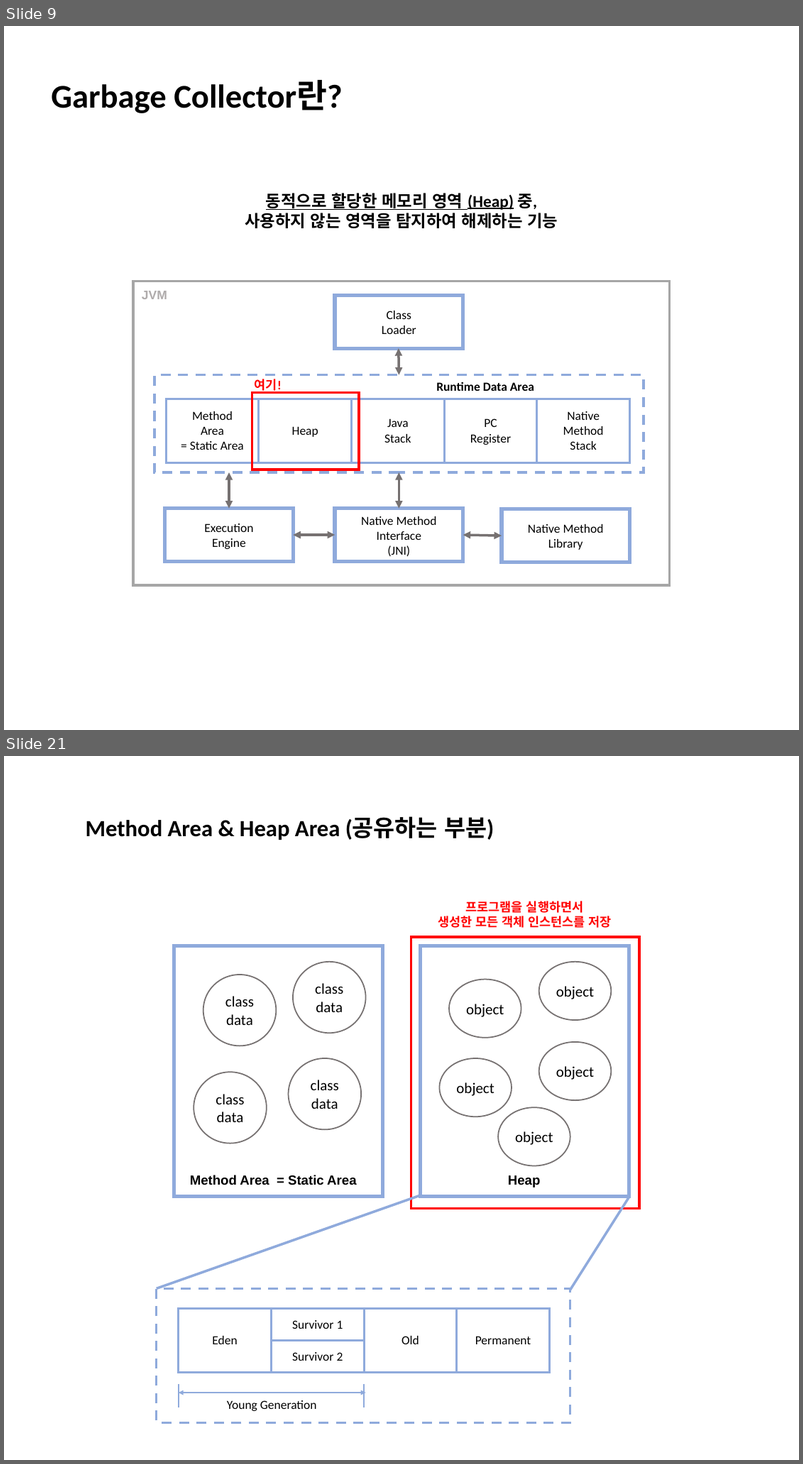
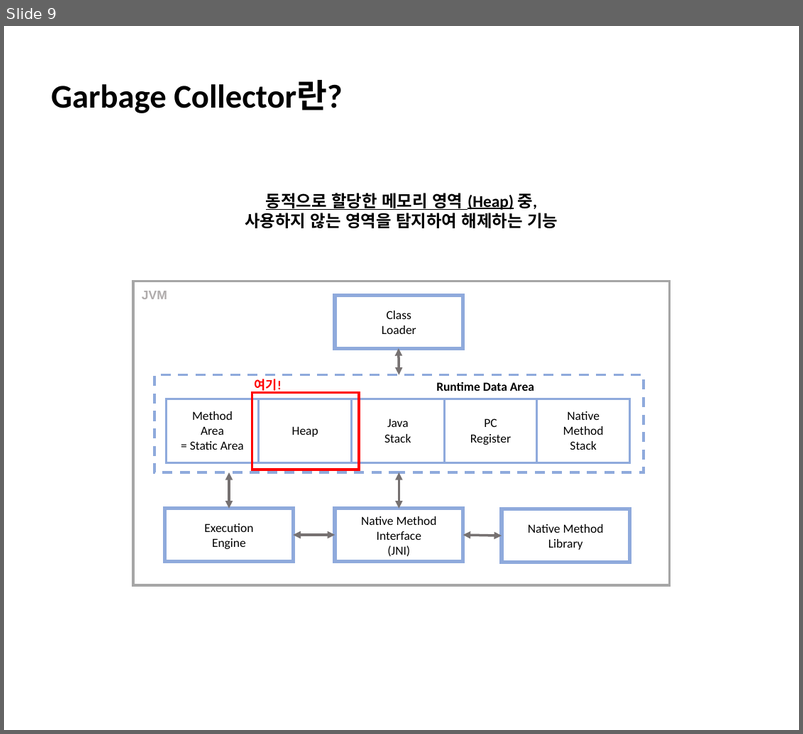
Before and after one commit to ChoSooMin/CS-Study, a slide deck: Java/Day 2_Garbage Collector.pptx. Shown one above the other, each under a label of ours: slides 9 and 21 before the commit, slide 9 after it; the slides between them are not shown. The pictures are 803x1464 and 803x734 pixels, drawn with LibreOffice and Linux fonts; fonts in the diff are those of the drawing. Boxes give left, top, right and bottom in pixels: in the first picture for what was removed or moved away, otherwise in the second. Text is boxed around its words. In the diff, an @@ line names an element or a change of style, - is before the commit and + after.

```diff
--- a/Java/Day 2_Garbage Collector.pptx
+++ b/Java/Day 2_Garbage Collector.pptx
@@ slide 21 removed at (4, 756, 799, 1460), background #FFFFFF @@
@@ text removed at (86, 817, 494, 840) @@
-Method Area & Heap Area (공유하는 부분)
@@ text removed at (438, 901, 612, 928) @@
-프로그램을 실행하면서
-생성한 모든 객체 인스턴스를 저장
@@ rectangle removed at (174, 946, 383, 1197) @@
@@ rectangle removed at (412, 937, 640, 1209) @@
@@ rectangle removed at (421, 946, 630, 1197) @@
@@ ellipse removed at (294, 962, 366, 1034) @@
-class
-data
@@ ellipse removed at (539, 962, 611, 1020) @@
-object
@@ ellipse removed at (204, 975, 276, 1046) @@
-class
-data
@@ ellipse removed at (449, 980, 521, 1038) @@
-object
@@ ellipse removed at (539, 1042, 611, 1101) @@
-object
@@ ellipse removed at (194, 1072, 267, 1144) @@
-class
-data
@@ ellipse removed at (289, 1058, 361, 1130) @@
-class
-data
@@ ellipse removed at (439, 1058, 512, 1117) @@
-object
@@ ellipse removed at (499, 1108, 571, 1166) @@
-object
@@ text removed at (190, 1175, 356, 1186) @@
-Method Area = Static Area
@@ text removed at (508, 1176, 540, 1188) @@
-Heap
@@ line removed from (421, 1195) to (157, 1288) @@
@@ line removed from (630, 1198) to (571, 1290) @@
@@ rectangle removed at (157, 1288, 571, 1423) @@
@@ table removed at (179, 1309, 551, 1373), 2 rows, 4 columns @@
-Eden | Survivor 1 | Old | Permanent
- | Survivor 2 |  | 
@@ line removed from (179, 1384) to (179, 1408) @@
@@ double arrow removed from (179, 1393) to (366, 1393) @@
@@ line removed from (364, 1384) to (364, 1408) @@
@@ text removed at (227, 1401, 317, 1411) @@
-Young Generation
```
Also in this commit, not shown: 7 slides changed, 31 slides added, 19 other slides removed.
